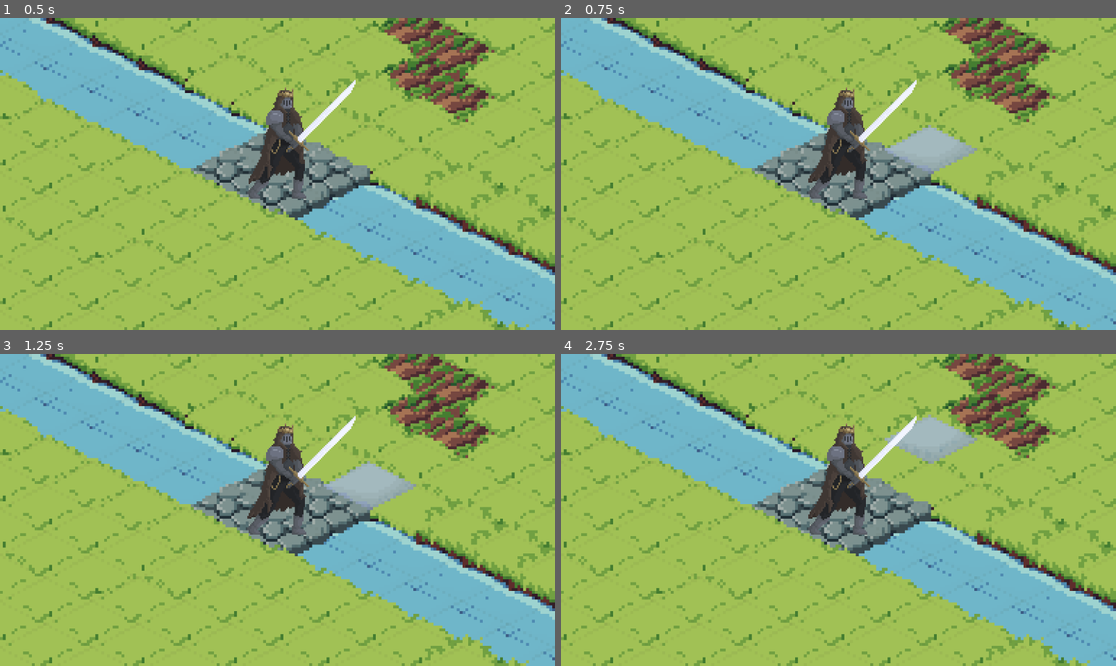
Above: before the commit, frames 1-4 (two rows, left to right).
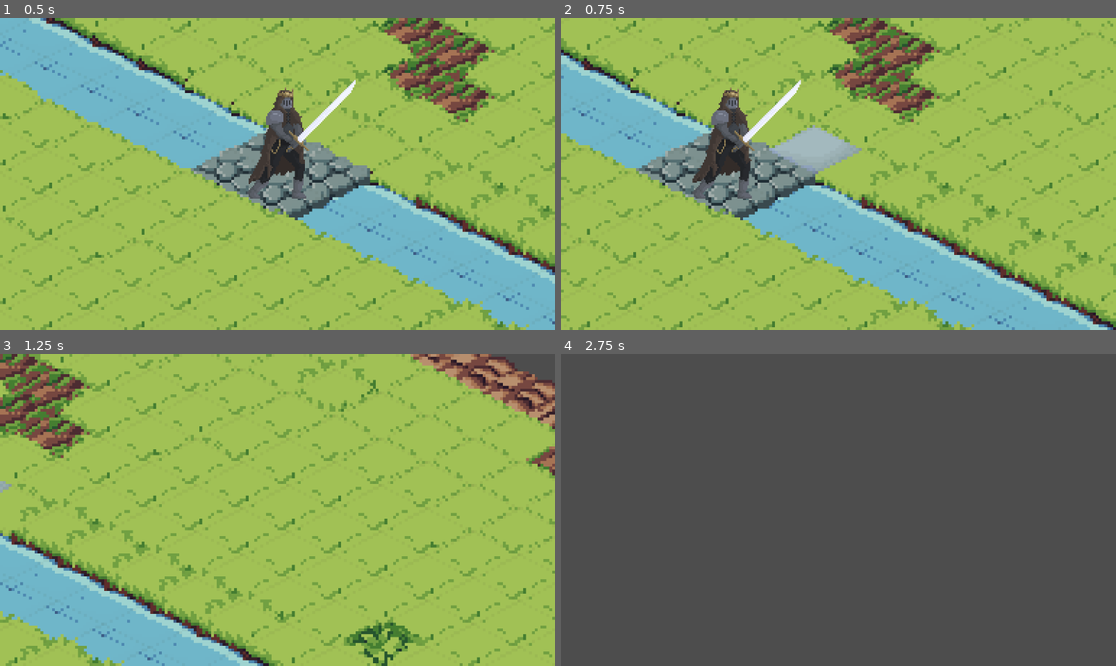
Above: after the commit, the same moments.

Repository: agh-cs-imbeciles/heralds-of-war
Game: Godot game, scene res://scenes/game.tscn
Two runs of this game, one before a commit and one after it. Both use one fixed random seed, a clock stepped at 60 frames per second and the inputs below.
Inputs (mouse positions are in pixels of both pictures, inside the frame that each line leads up to):
- Up to frame 1 (0.5 s): no input
- Up to frame 2 (0.75 s): move the mouse to (960, 158) at 0.52 s; hold Right from 0.53 s (still down); click (960, 158) at 0.67 s
- Up to frame 3 (1.25 s): keep holding Right
- Up to frame 4 (2.75 s): move the mouse to (727, 525) at 1.27 s; release Right at 1.28 s; hold Down 1.28-2.03 s; click (727, 525) at 1.42 s; move the mouse to (894, 441) at 2.02 s; hold Right from 2.03 s (still down); click (894, 441) at 2.17 s

Frame 1 is identical in both runs. In frame 2, 57% of the frame differs, in the area x 0-100%, y 0-100%; in frame 3, 56%; in frame 4, 99%.

Commit message:
Feat: Add movement handling of camera

Diff:
--- a/scenes/game.tscn
+++ b/scenes/game.tscn
@@ -1,5 +1,6 @@
-[gd_scene load_steps=5 format=4 uid="uid://bw4ys7cn1q7an"]
+[gd_scene load_steps=6 format=4 uid="uid://bw4ys7cn1q7an"]
 
+[ext_resource type="Script" uid="uid://orar4yfbku55" path="res://src/ui/camera.gd" id="1_lnu2h"]
 [ext_resource type="Texture2D" uid="uid://cn1pc7vuyyn86" path="res://assets/sprites/terrain/tileset.png" id="1_uwrxv"]
 [ext_resource type="Script" uid="uid://c0mx0vvijq1vj" path="res://src/board/board.gd" id="2_yqjtg"]
 
@@ -135,6 +136,7 @@
 [node name="Camera2D" type="Camera2D" parent="."]
 position = Vector2(16, 160)
 zoom = Vector2(6, 6)
+script = ExtResource("1_lnu2h")
 
 [node name="TerrainTileMap" type="TileMapLayer" parent="."]
 tile_map_data = PackedByteArray("AAAAAAAAAAABAAIAAAAAAAEAAAABAAIAAAAAAAIAAAABAAIAAAAAAAMAAAACAAIAAAAAAAQAAAAAAAIAAAAAAA …(6976 unchanged characters)…
--- /dev/null
+++ b/src/ui/camera.gd
@@ -0,0 +1,93 @@
+extends Camera2D
+
+class_name Camera
+
+enum CameraMoveController { KEYBOARD = 0b01, MOUSE = 0b10 }
+
+@export_group("Movement")
+@export var move_by_mouse := true
+@export var move_by_keyboad := true
+@export_range(0, 100, 1) var edge_activation_threshold = 8
+@export_range(0, 2000, 10) var move_speed = 200
+
+
+func _process(delta: float) -> void:
+	var controller = 0
+	if move_by_mouse:
+		controller |= CameraMoveController.MOUSE
+	if move_by_keyboad:
+		controller |= CameraMoveController.KEYBOARD
+
+	var direction = get_camera_movement(controller)
+
+	# Normalise and move
+	if direction != Vector2.ZERO:
+		direction = direction.normalized()
+		global_position += direction * move_speed * delta
+
+
+func get_camera_movement(controller: int) -> Vector2:
+	const keyboard_mask = 0b01
+	const mouse_mask = 0b10
+
+	var direction = Vector2.ZERO
+
+	if controller & keyboard_mask == CameraMoveController.KEYBOARD:
+		direction += __get_camera_movement_keyboard()
+	if controller & mouse_mask == CameraMoveController.MOUSE:
+		direction += __get_camera_movement_mouse()
+
+	return direction
+
+
+func __get_camera_movement_keyboard() -> Vector2:
+	var screen_size = get_viewport_rect().size
+	var mouse_pos = get_viewport().get_mouse_position()
+	var center = screen_size * 0.5
+
+	var direction = Vector2.ZERO
+
+	if Input.is_key_pressed(KEY_UP) or Input.is_key_pressed(KEY_W):
+		direction.y += -1
+	if Input.is_key_pressed(KEY_DOWN) or Input.is_key_pressed(KEY_S):
+		direction.y += 1
+	if Input.is_key_pressed(KEY_LEFT) or Input.is_key_pressed(KEY_A):
+		direction.x += -1
+	if Input.is_key_pressed(KEY_RIGHT) or Input.is_key_pressed(KEY_D):
+		direction.x += 1
+
+	return direction
+
+
+func __get_camera_movement_mouse() -> Vector2:
+	var screen_size = get_viewport_rect().size
+	var mouse_pos = get_viewport().get_mouse_position()
+	var center = screen_size * 0.5
+
+	var direction = Vector2.ZERO
+
+	# Top edge
+	if mouse_pos.y <= edge_activation_threshold:
+		var dx = (mouse_pos.x - center.x) / center.x
+		direction.y += -1
+		direction.x += dx
+
+	# Bottom edge
+	elif mouse_pos.y >= screen_size.y - edge_activation_threshold:
+		var dx = (mouse_pos.x - center.x) / center.x
+		direction.y += 1
+		direction.x += dx
+
+	# Left edge
+	if mouse_pos.x <= edge_activation_threshold:
+		var dy = (mouse_pos.y - center.y) / center.y
+		direction.x += -1
+		direction.y += dy
+
+	# Right edge
+	elif mouse_pos.x >= screen_size.x - edge_activation_threshold:
+		var dy = (mouse_pos.y - center.y) / center.y
+		direction.x += 1
+		direction.y += dy
+
+	return direction
Not shown, added: src/ui/camera.gd.uid
